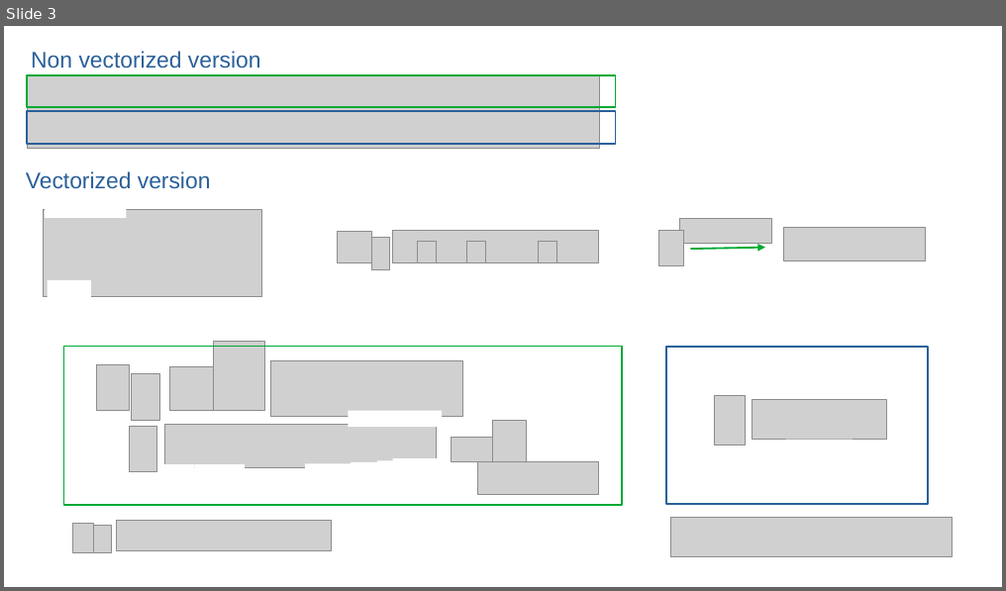
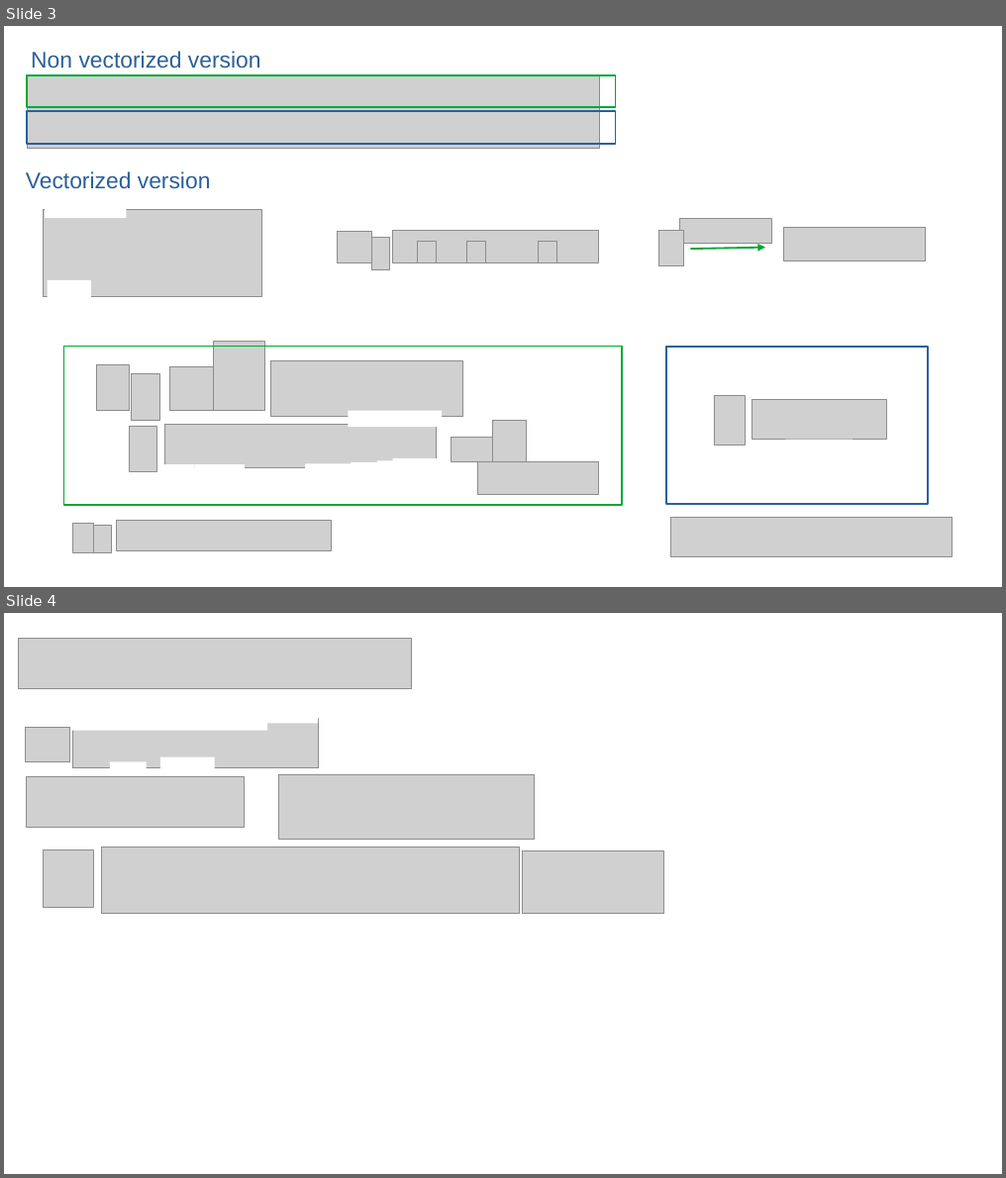
Before and after one commit to mauvaisetroupe/deep-learning-specialization-coursera, a slide deck: c1-neural-networks-and-deep-learning/week2/reorganized-demo.odp. Shown one above the other, each under a label of ours: slide 3 before the commit, slides 3 and 4 after it. The pictures are 1006x591 and 1006x1178 pixels, drawn with LibreOffice and Linux fonts; fonts in the diff are those of the drawing; grey boxes stand for pictures. Boxes give left, top, right and bottom in pixels: in the first picture for what was removed or moved away, otherwise in the second. Text is boxed around its words. In the diff, an @@ line names an element or a change of style, - is before the commit and + after.

```diff
--- a/c1-neural-networks-and-deep-learning/week2/reorganized-demo.odp
+++ b/c1-neural-networks-and-deep-learning/week2/reorganized-demo.odp
@@ slide 4 added at (4,613,1002,1174), background #FFFFFF @@
@@ picture added at (19,639,413,689) @@
@@ picture added at (26,728,70,762) @@
@@ picture added at (72,719,317,768) @@
@@ rectangle added at (72,713,267,731), fill #FFFFFF @@
@@ rectangle added at (264,709,318,724), fill #FFFFFF @@
@@ rectangle added at (160,757,215,771), fill #FFFFFF @@
@@ picture added at (27,777,244,827) @@
@@ rectangle added at (110,762,147,777), fill #FFFFFF @@
@@ picture added at (278,774,535,839) @@
@@ picture added at (102,848,519,915) @@
@@ picture added at (43,851,94,908) @@
@@ picture added at (523,852,664,914) @@
```
Also in this commit, not shown: 2 other slides added, 4 other files.
